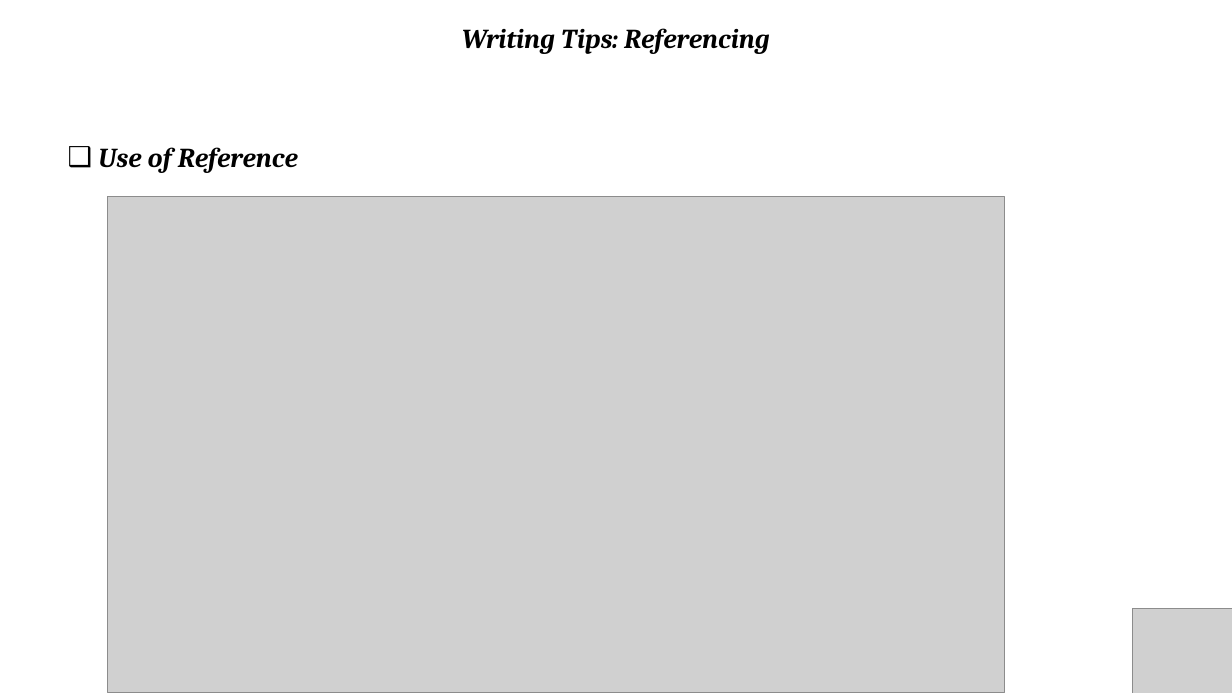
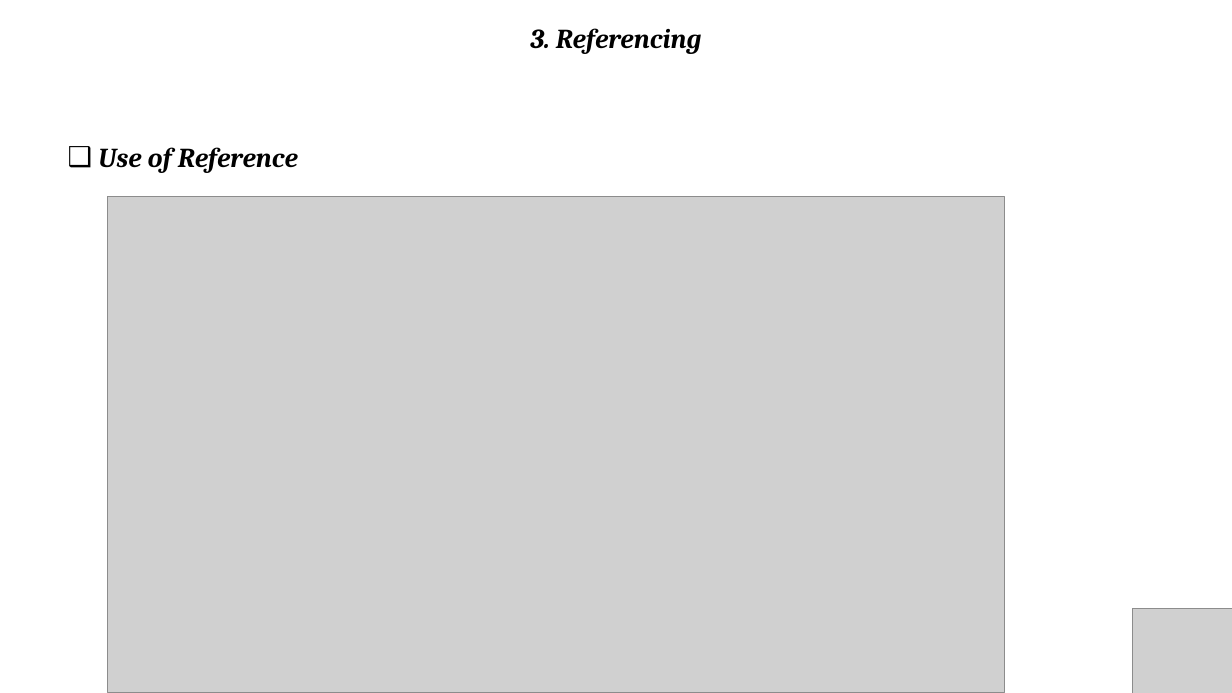
Before and after one commit to RoadwayVR/ResearchWritingToolkit, a slide deck: slide 27 of WritingPractical.pptx (slide 26 before the commit). Drawn at 1232x693 pixels with LibreOffice and Linux fonts; fonts in the diff are those of the drawing; grey boxes stand for pictures. Boxes give left, top, right and bottom in pixels: in the first picture for what was removed or moved away, otherwise in the second. Text is boxed around its words. In the diff, an @@ line names an element or a change of style, - is before the commit and + after.

```diff
--- a/WritingPractical.pptx
+++ b/WritingPractical.pptx
@@ text at <box>530,28,702,54</box>: text changed @@
-Writing Tips: Referencing
+3. Referencing
```
Also in this commit, not shown: 14 other slides changed, 1 slide added, 2 other files.
